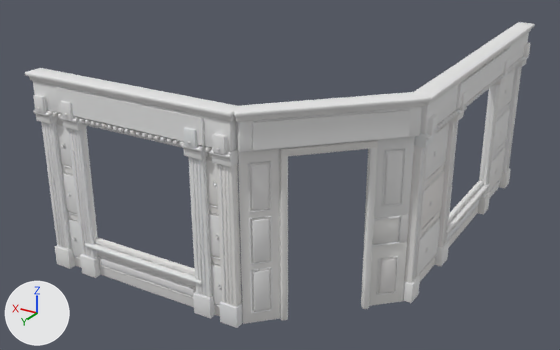
The glTF model assets/models/facade/ground_victorian.glb, before and after one commit.
The view is the same before and after, from a 50 mm camera at (-7.59, 13.75, 7.26) aimed at (0.23, 0.71, 0.74). Lighting does not change. The marker at lower left points along +X, +Y and +Z. The picture after the commit comes second. Vertices at exactly the same position are counted once.

Script lines for the objects in view, before the commit:
```python
ob_facade_paint = bpy.data.objects.new('facade_paint', me_fensterrahmen_vorn_001)
ob_facade_paint.location = (0.0, 0.0, 0.0)
ob_facade_paint_dark = bpy.data.objects.new('facade_paint_dark', me_fensterbank_vorn_001)
ob_facade_paint_dark.location = (0.0, 0.0, 0.0)
ob_ocker_gold_matt = bpy.data.objects.new('Ocker-Gold matt', me_feld_vorn_1_rosetten_001)
ob_ocker_gold_matt.location = (0.0, 0.0, 0.0)
ob_schild_library_door = bpy.data.objects.new('Schild library door', me_schildkasten_tür_schild_1_001)
ob_schild_library_door.location = (0.0, 0.0, 0.0)
ob_schild_library_fascia = bpy.data.objects.new('Schild library fascia', me_schildkasten_vorn_schild_1_001)
ob_schild_library_fascia.location = (0.0, 0.0, 0.0)
```
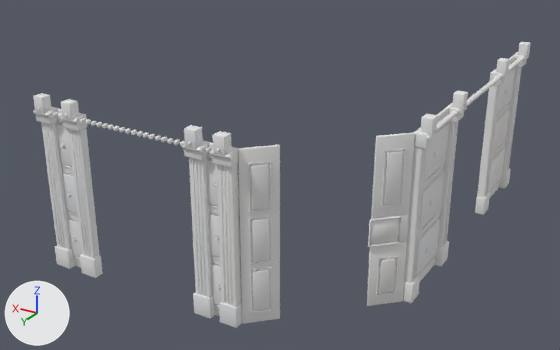
What the commit changed:
me_fensterrahmen_vorn_001 is used by ob_facade_paint; location (0.0, 0.0, 0.0).
me_fensterrahmen_vorn_001 had 11650 vertices, 22716 faces and spanned x -3.51..3.29, y -4.29..4.52, z -0.5..3.47.
me_fensterrahmen_vorn_001 now has 7772 vertices, 15080 faces and spans x -3.5..3.22, y -4.23..4.51, z -0.5..3.06.
me_fensterrahmen_vorn_001 part 1: 15 loose pieces with 1959 vertices, spanning x -3.51..3.29, y -4.29..4.52, z -0.29..3.47, are deleted.
me_fensterrahmen_vorn_001 part 2: 731 vertices moved within x -3.5..3.22, y -4.22..4.5, z -0.5..3.05; 5824 vertices removed from x -3.5..3.22, y -4.22..4.51, z -0.5..3.31; 3905 vertices added at x -3.5..3.22, y -4.23..4.51, z -0.5..3.06.
me_fensterbank_vorn_001 is used by ob_facade_paint_dark; location (0.0, 0.0, 0.0).
me_fensterbank_vorn_001 had 2142 vertices, 3960 faces and spanned x -3.47..3.13, y -4.03..4.48, z 0.14..2.79.
me_fensterbank_vorn_001 now has 1934 vertices, 3552 faces and spans x -3.47..3.13, y -4.04..4.48, z 0.73..2.78.
me_fensterbank_vorn_001 part 3: the loose piece of 104 vertices spanning x -0.38..2.37, y 4.21..4.42, z 0.14..0.2 is deleted.
me_fensterbank_vorn_001 part 4: the loose piece of 104 vertices spanning x -3.41..-3.21, y -2.38..0.37, z 0.14..0.2 is deleted.
me_fensterbank_vorn_001 part 5: 404 vertices moved from x -0.96..3.0, y 4.37..4.48, z 2.71..2.79 to x -0.96..3.0, y 4.37..4.48, z 2.7..2.78; 214 vertices removed from x -0.96..0.92, y 4.37..4.48, z 2.72..2.79; 214 vertices added at x -0.96..0.92, y 4.37..4.47, z 2.71..2.78.
me_fensterbank_vorn_001 part 6: 21 vertices moved from x -3.12..-2.73, y 2.25..2.65, z 0.73..1.27 to x -3.12..-2.72, y 2.25..2.66, z 0.73..1.27; 6 vertices removed from x -3.13..-2.73, y 2.23..2.62, z 0.74..1.25; 6 vertices added at x -3.13..-2.73, y 2.24..2.63, z 0.74..1.25.
Other edits to the shape of me_fensterbank_vorn_001 do not show in these pictures.
Object 'Schild library fascia' (ob_schild_library_fascia) is deleted.
Object 'Schild library door' (ob_schild_library_door) is deleted.

Where the change shows, as pixel boxes (x1, y1, x2, y2) in the pictures (560 x 350 px; the box of a moved part takes in the faces that stretch with it):
'facade_paint', reshaped (7% shorter): before (25, 22, 535, 328); after (33, 42, 531, 328)
'Schild library fascia', deleted: before (56, 47, 511, 146)
'Schild library door', deleted: before (252, 110, 411, 150)
'facade_paint_dark', reshaped (16% shorter): before (48, 57, 525, 285); after (48, 56, 525, 247)
part 1 of me_fensterrahmen_vorn_001, deleted: before (25, 22, 535, 298)
part 2 of me_fensterrahmen_vorn_001, moved or reshaped: before (33, 32, 530, 328); after (33, 42, 531, 328)
part 3 of me_fensterbank_vorn_001, deleted: before (85, 243, 202, 285)
part 4 of me_fensterbank_vorn_001, deleted: before (446, 184, 490, 234)
part 5 of me_fensterbank_vorn_001, moved or reshaped: before (48, 111, 213, 152); after (48, 111, 213, 153)
part 6 of me_fensterbank_vorn_001, moved or reshaped: before (372, 216, 401, 247); after (368, 216, 401, 247)
